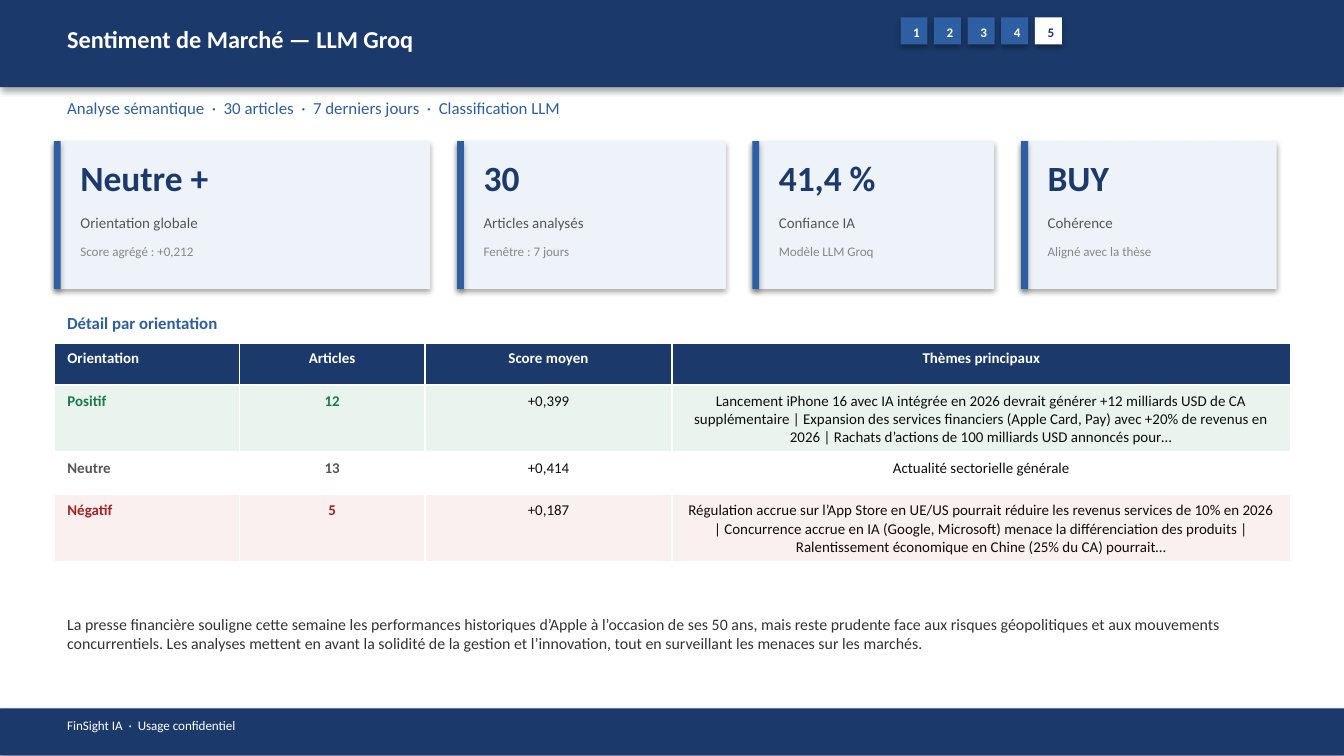
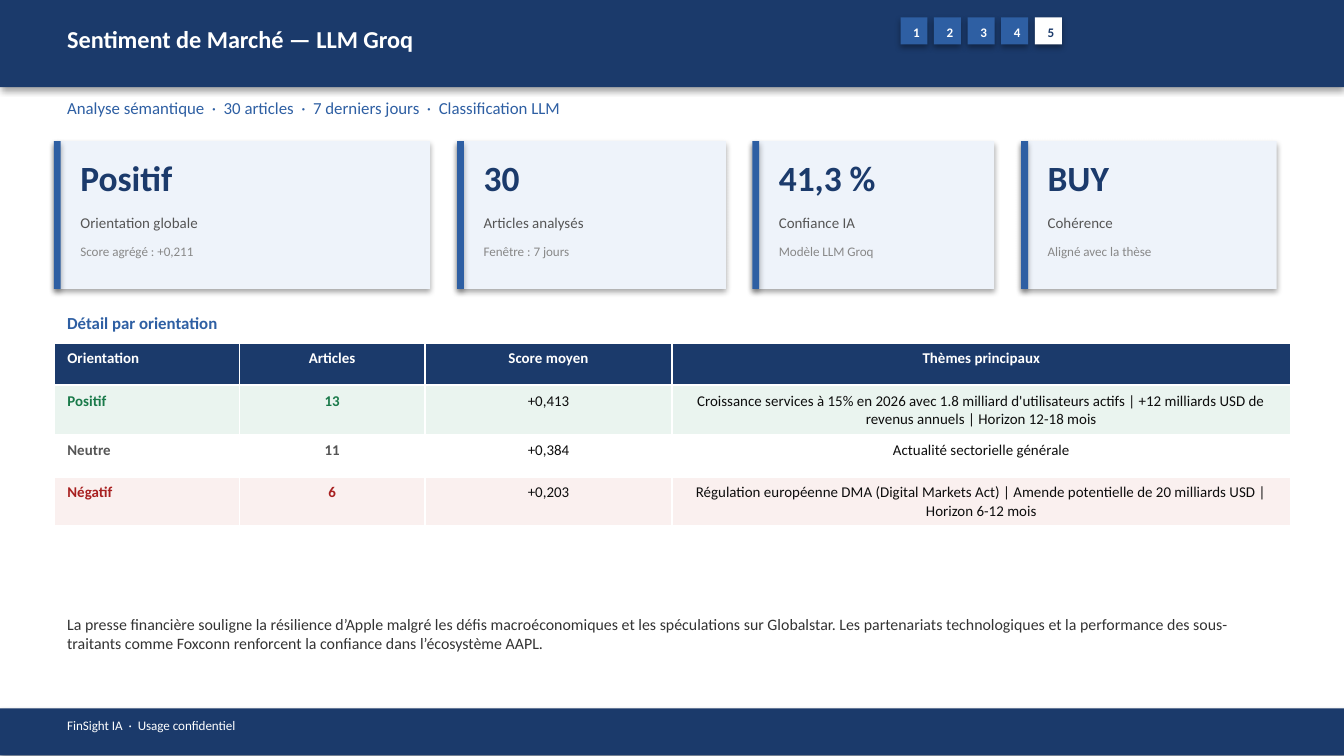
Before and after one commit to baptistejeh07-art/finsight-ia, a slide deck: slide 18 of preview/AAPL/AAPL_pitchbook.pptx. Drawn at 1344x756 pixels with LibreOffice and Linux fonts; fonts in the diff are those of the drawing. Boxes give left, top, right and bottom in pixels: in the first picture for what was removed or moved away, otherwise in the second. Text is boxed around its words. In the diff, an @@ line names an element or a change of style, - is before the commit and + after.

Commit message:
chore(preview): AAPL outputs regeneres

```diff
--- a/preview/AAPL/AAPL_pitchbook.pptx
+++ b/preview/AAPL/AAPL_pitchbook.pptx
@@ text at (80, 166, 172, 192): text changed @@
-Neutre +
+Positif
@@ text at (779, 167, 842, 196): text changed @@
-41,4 %
+41,3 %
@@ table at (54, 343, 1290, 520) @@
-row 2: Positif | 12 | +0,399 | Lancement iPhone 16 avec IA intégrée en 2026 devrait générer +12 milliards USD de CA supplémentaire | Expansion des services financiers (Apple Card, Pay) avec +20% de revenus en 2026 | Rachats d’actions de 100 milliards USD annoncés pour…
+row 2: Positif | 13 | +0,413 | Croissance services à 15% en 2026 avec 1.8 milliard d'utilisateurs actifs | +12 milliards USD de revenus annuels | Horizon 12-18 mois
-row 3, column 2: 13
+row 3, column 2: 11
-row 3, column 3: +0,414
+row 3, column 3: +0,384
-row 4: Négatif | 5 | +0,187 | Régulation accrue sur l’App Store en UE/US pourrait réduire les revenus services de 10% en 2026 | Concurrence accrue en IA (Google, Microsoft) menace la différenciation des produits | Ralentissement économique en Chine (25% du CA) pourrait…
+row 4: Négatif | 6 | +0,203 | Régulation européenne DMA (Digital Markets Act) | Amende potentielle de 20 milliards USD | Horizon 6-12 mois
@@ text at (67, 619, 1227, 652): text changed @@
-La presse financière souligne cette semaine les performances historiques d’Apple à l’occasion de ses 50 ans, mais reste prudente face aux risques géopolitiques et aux mouvements concurrentiels. Les analyses mettent en avant la solidité de la gestion et l’innovation, tout en surveillant les menaces sur les marchés.
+La presse financière souligne la résilience d’Apple malgré les défis macroéconomiques et les spéculations sur Globalstar. Les partenariats technologiques et la performance des sous-traitants comme Foxconn renforcent la confiance dans l’écosystème AAPL.
```
Also in this commit, not shown: 12 other slides changed, 4 other files.
